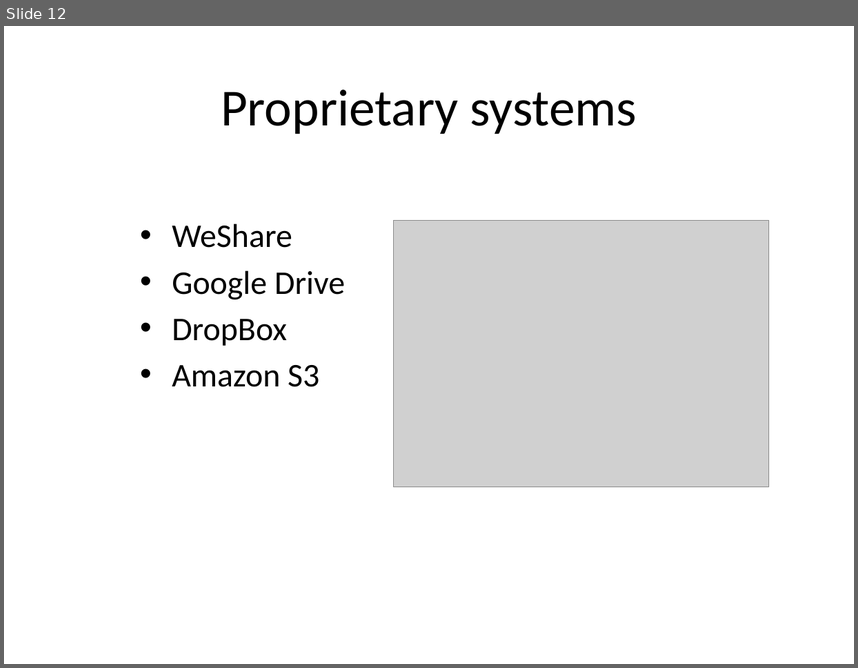
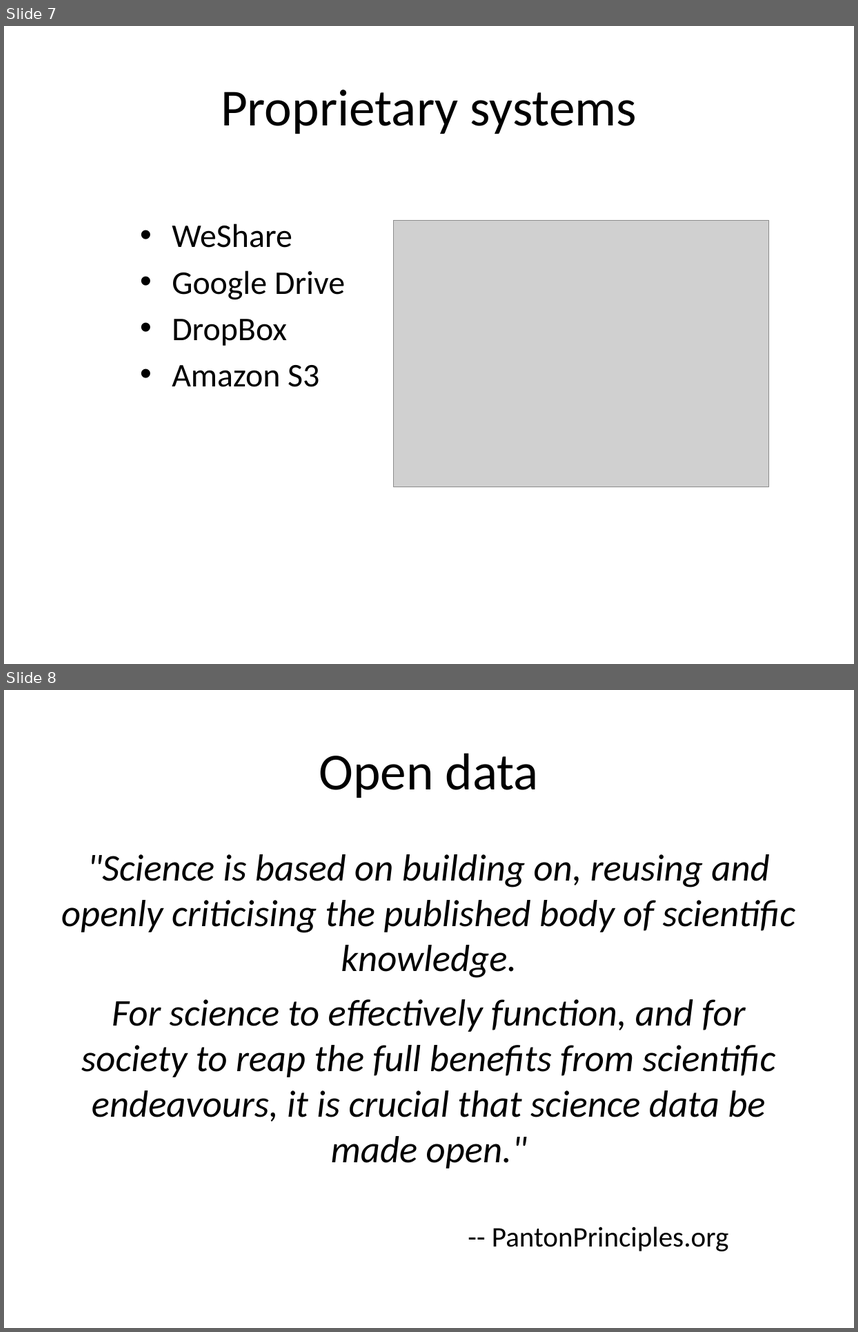
Before and after one commit to rvosa/ngs-workflows, a slide deck: doc/slides/day4/session2/DataSharing.pptx. Shown one above the other, each under a label of ours: slide 12 before the commit, slides 7 and 8 after it. The pictures are 858x668 and 858x1332 pixels, drawn with LibreOffice and Linux fonts; fonts in the diff are those of the drawing; grey boxes stand for pictures. Boxes give left, top, right and bottom in pixels: in the first picture for what was removed or moved away, otherwise in the second. Text is boxed around its words. In the diff, an @@ line names an element or a change of style, - is before the commit and + after.

```diff
--- a/doc/slides/day4/session2/DataSharing.pptx
+++ b/doc/slides/day4/session2/DataSharing.pptx
@@ slide 8 added at [4,690,854,1328], background #FFFFFF @@
@@ title added at [319,753,539,798], 44 pt, text #000000 @@
+Open data
@@ text added at [61,854,796,1168], 32 pt, text #000000, italic @@
+"Science is based on building on, reusing and openly criticising the published body of scientific knowledge.
+For science to effectively function, and for society to reap the full benefits from scientific endeavours, it is crucial that science data be made open."
@@ text added at [492,1226,728,1251], 24 pt, text #000000 @@
+-- PantonPrinciples.org
@@ what was slide 12 is now slide 7 @@
```
Also in this commit, not shown: 4 slides changed, 9 other slides added, 8 slides removed, 2 other files.
